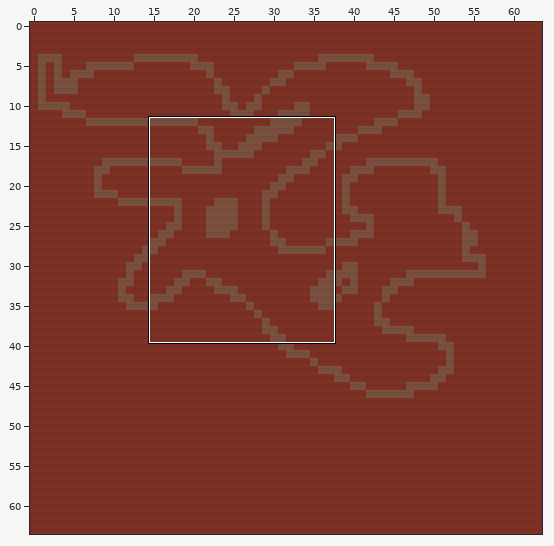
Tiled map: assets/tiled/mapUnderground3.tmx. The picture above shows the old version from afar; the outline marks the close-up.
Close-up. As it was:
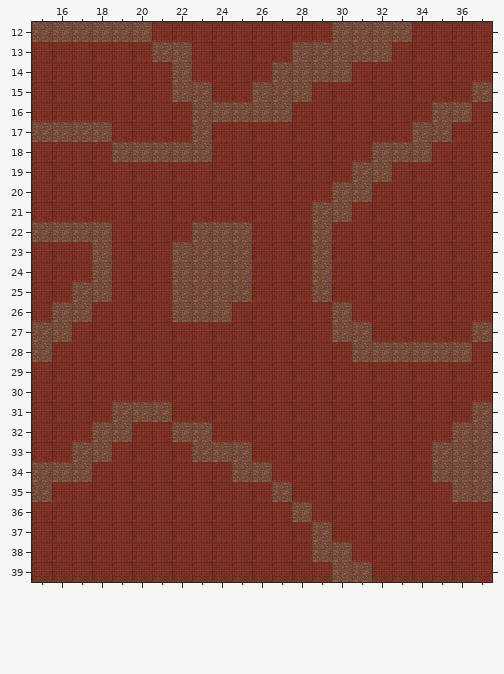
Cells are 64x64 px. Shown: x 15..37, y 12..39. The commit also changed other parts of the map, which this record leaves out.
After:
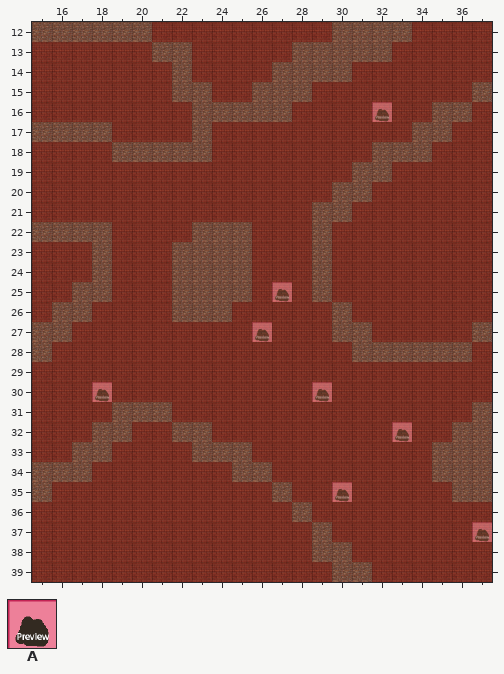
Key: from "tileset": A 34.
_ is an empty cell.
Change:
Layer "walls":
The author put tile A in row 16 at x 32; in row 25 at x 27; in row 27 at x 26; in row 30 at x 18 and 29; in row 32 at x 33; in row 35 at x 30.
The author put tile A in row 37 at x 37.
Where, in picture pixels (left, top, right, bottom), the same in both close-ups:
added: (372, 102, 392, 122)
added: (272, 282, 292, 302)
added: (252, 322, 272, 342)
added: (92, 382, 112, 402)
added: (312, 382, 332, 402)
added: (392, 422, 412, 442)
added: (332, 482, 352, 502)
added: (472, 522, 492, 542)
